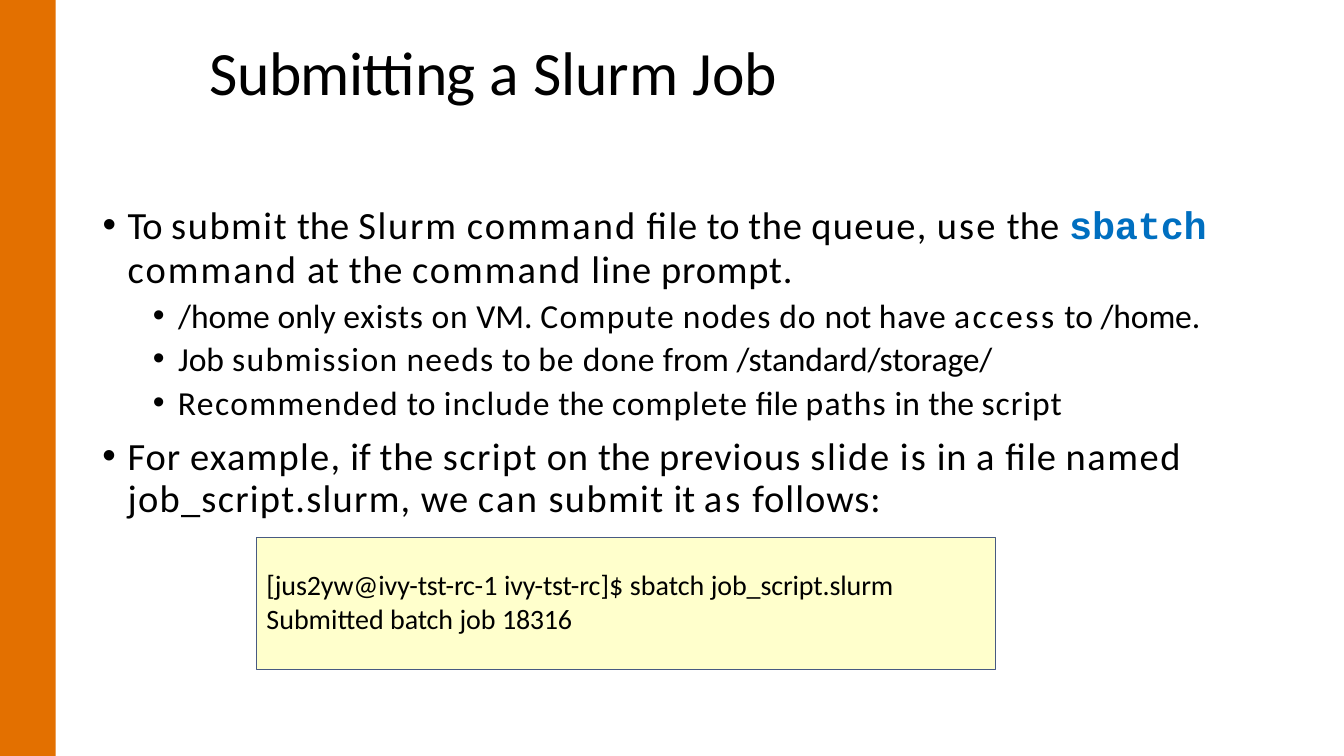
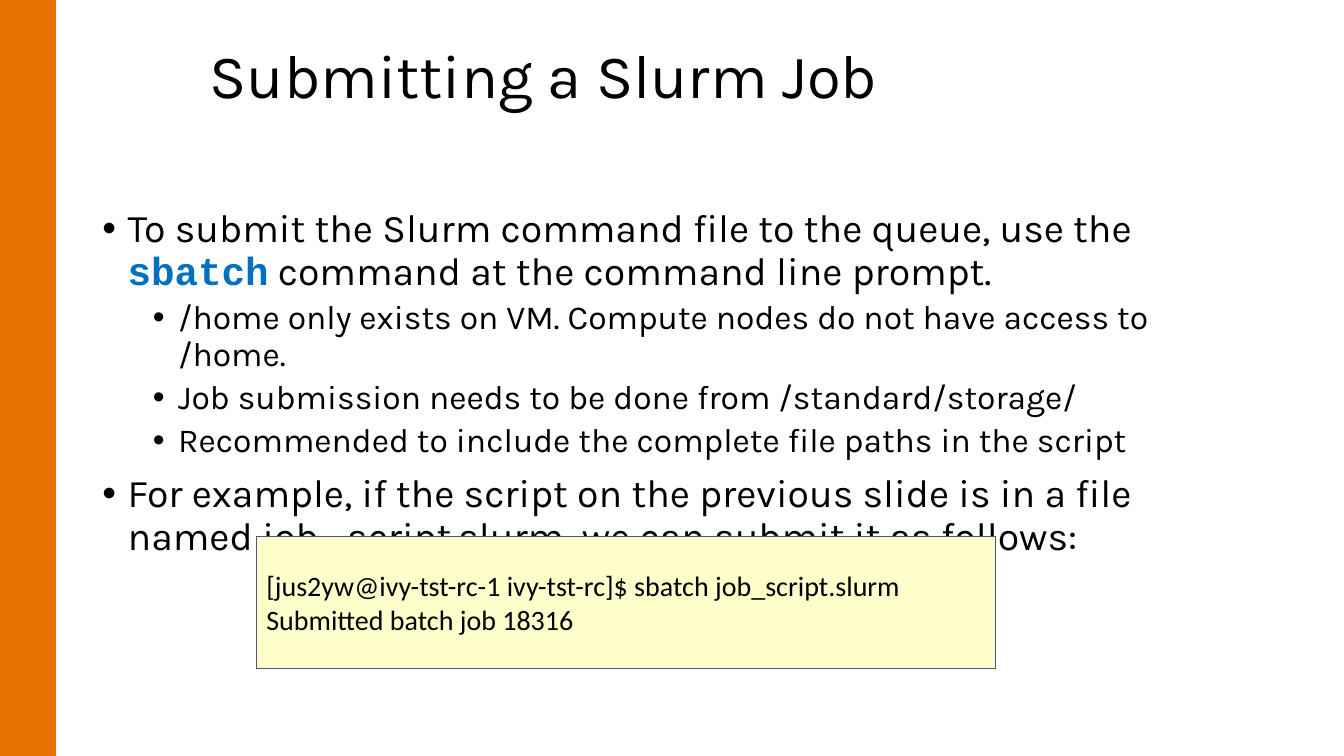
Before and after one commit to uvarc/rc-learning, a slide deck: slide 35 of content/notes/rio-intro/rio-intro.pptx (slide 24 before the commit). Drawn at 1344x756 pixels with LibreOffice and Linux fonts; fonts in the diff are those of the drawing; background and template pictures are left out. Boxes give left, top, right and bottom in pixels: in the first picture for what was removed or moved away, otherwise in the second. Text is boxed around its words. In the diff, an @@ line names an element or a change of style, - is before the commit and + after.

```diff
--- a/content/notes/rio-intro/rio-intro.pptx
+++ b/content/notes/rio-intro/rio-intro.pptx
@@ title "Submitting a Slurm Job" at (x1=210, y1=55, x2=877, y2=113): font Calibri to Karla; letter spacing -0.5 to 0 pt in "Submitting"; letter spacing -0.2 to 0 pt in "Job"; indent changed; line spacing 1 to 0.9; less space between paragraphs @@
@@ text at (x1=128, y1=215, x2=1131, y2=295): text changed; size 27.5 to 28 pt; font Calibri to Karla @@
-• To submit the Slurm command file to the queue, use the sbatch
-command at the command line prompt.
+• To submit the Slurm command file to the queue, use the sbatch command at the command line prompt.
@@ text at (x1=128, y1=304, x2=1148, y2=560): font Calibri to Karla in "/home only exists on VM. Compute nodes ...", "Job submission needs to be done from ...", "Recommended to include the complete file paths ...", "For example, if the script on the ..."; letter spacing 0.6 to 0 pt in "exists on do", "the on in file"; letter spacing 1 to 0 pt in "Compute", "Recommended", "submit"; letter spacing 0.8 to 0 pt in "nodes", "needs", "include complete paths", "previous we follows:"; letter spacing 0.5 to 0 pt in "have", "done"; letter spacing 1.8 to 0 pt in "access"; letter spacing -0.1 to 0 pt in "/home.", "/standard/storage/"; letter spacing 1.1 to 0 pt in "submission", "script named"; letter spacing 0.7 to 0 pt in "be", "script", "For"; size 27.5 to 28 pt in "For example, if the script on the ..."; letter spacing 0.9 to 0 pt in "example, job_script.slurm,"; letter spacing 1.2 to 0 pt in "slide"; letter spacing 1.6 to 0 pt in "is a can"; letter spacing 2.2 to 0 pt in "as"; indent changed; line spacing 1 to 0.9; more space between paragraphs; line spacing 30pt to 0.9 @@
@@ rectangle "[jus2yw@ivy-tst-rc-1 ivy-tst-rc]$ sbatch job_script.slurm" at (x1=256, y1=536, x2=995, y2=668): outline #475A82 0.75 pt to #485A82 0.75 pt @@
@@ text in rectangle at (x1=266, y1=575, x2=899, y2=635): text changed @@
-[jus2yw@ivy-tst-rc-1 ivy-tst-rc]$ sbatch job_script.slurm Submitted batch job 18316
+[jus2yw@ivy-tst-rc-1 ivy-tst-rc]$ sbatch job_script.slurm
+Submitted batch job 18316
```
Also in this commit, not shown: 26 other slides changed, 13 slides added, 3 slides removed, 1 other file.
